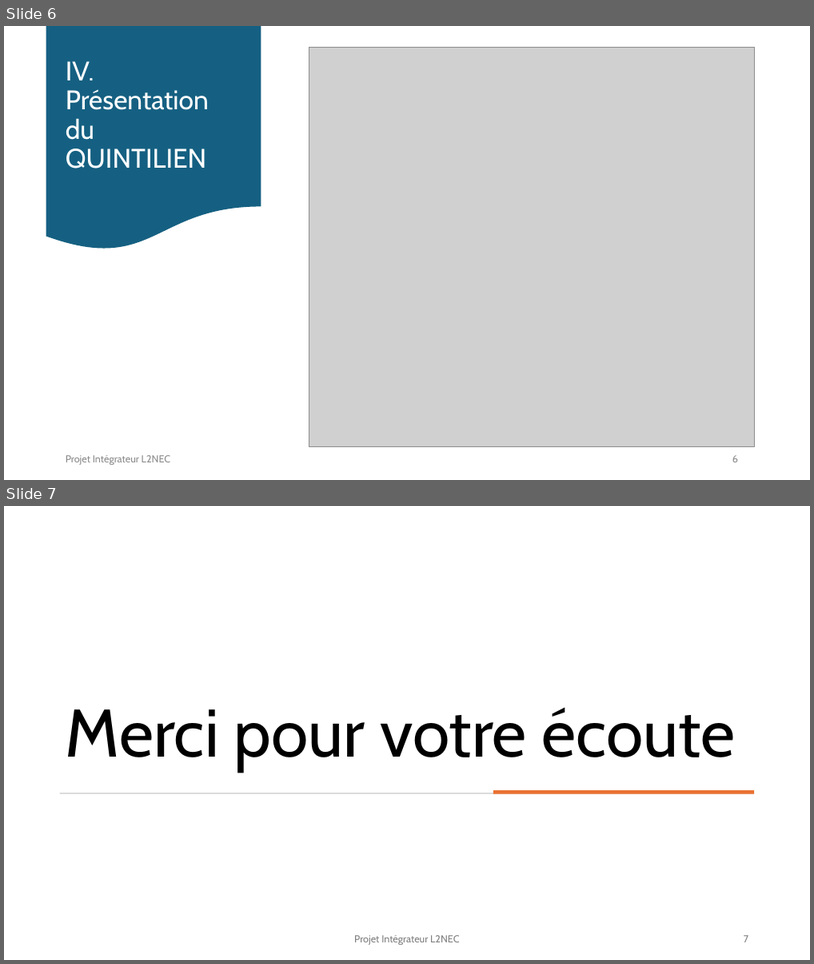
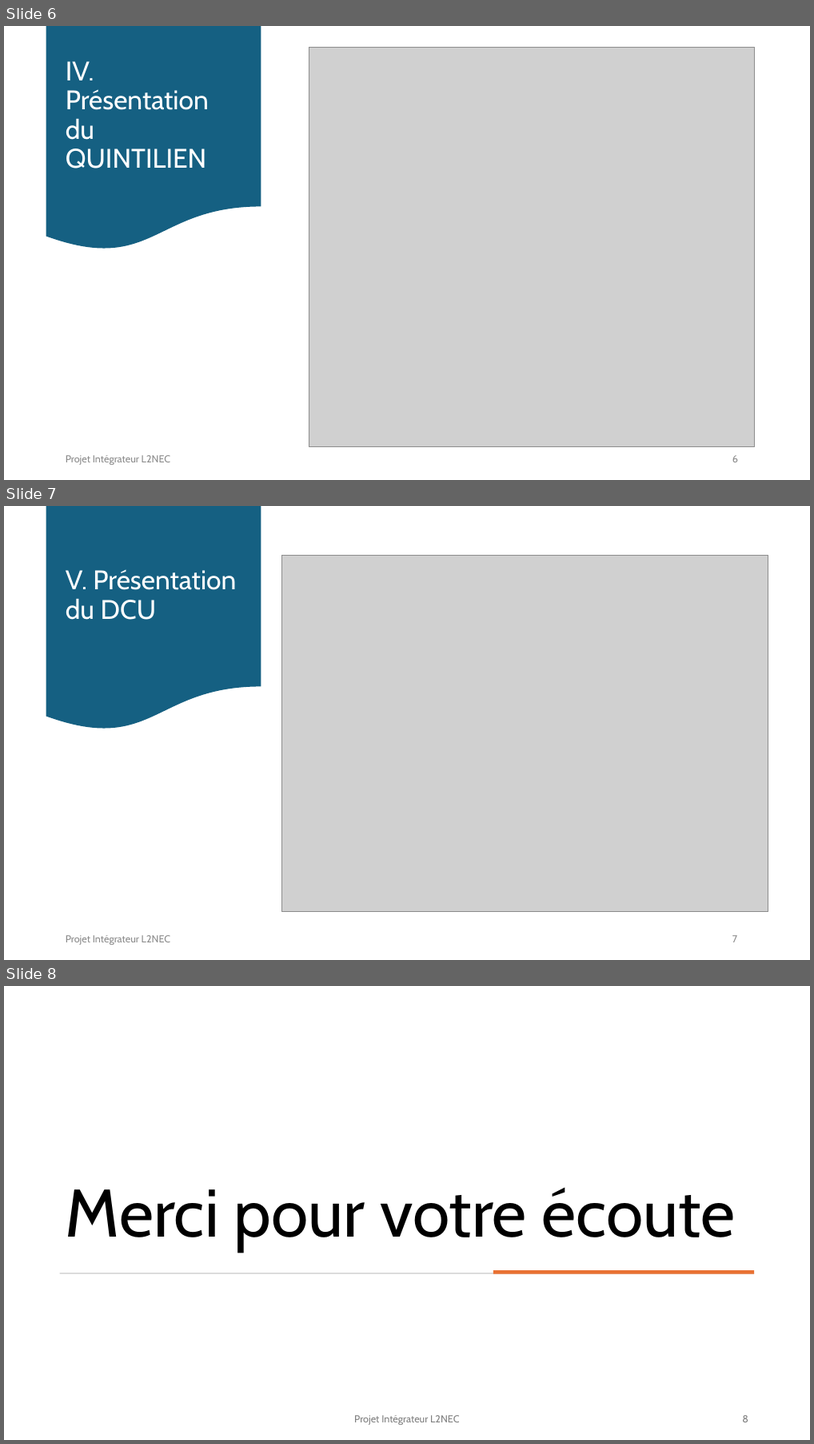
Before and after one commit to ArthurPeyre/UPPA_Navette, a slide deck: AVANT-PROJET/PrésentationAvantProjet.pptx. Shown one above the other, each under a label of ours: slides 6 and 7 before the commit, slides 6, 7 and 8 after it. The pictures are 814x964 and 814x1444 pixels, drawn with LibreOffice and Linux fonts; fonts in the diff are those of the drawing; grey boxes stand for pictures. Boxes give left, top, right and bottom in pixels: in the first picture for what was removed or moved away, otherwise in the second. Text is boxed around its words. In the diff, an @@ line names an element or a change of style, - is before the commit and + after.

```diff
--- a/AVANT-PROJET/PrésentationAvantProjet.pptx
+++ b/AVANT-PROJET/PrésentationAvantProjet.pptx
@@ slide 7 added at [4, 506, 810, 960], background #FFFFFF @@
@@ flow chart document added at [46, 506, 261, 731], fill #156082 @@
@@ title added at [66, 569, 236, 620], 32 pt, text #FFFFFF @@
+V. Présentation du DCU
@@ picture added at [282, 555, 769, 912] @@
@@ text added at [66, 935, 170, 944], 12 pt, text #8C8C8C @@
+Projet Intégrateur L2NEC
@@ page number added at [733, 935, 738, 942], 12 pt, text #8C8C8C @@
+7
@@ what was slide 7 is now slide 8 @@
@@ page number at [742, 1415, 749, 1422]: text changed @@
-7
+8
```
Also in this commit, not shown: 1 slide changed.
